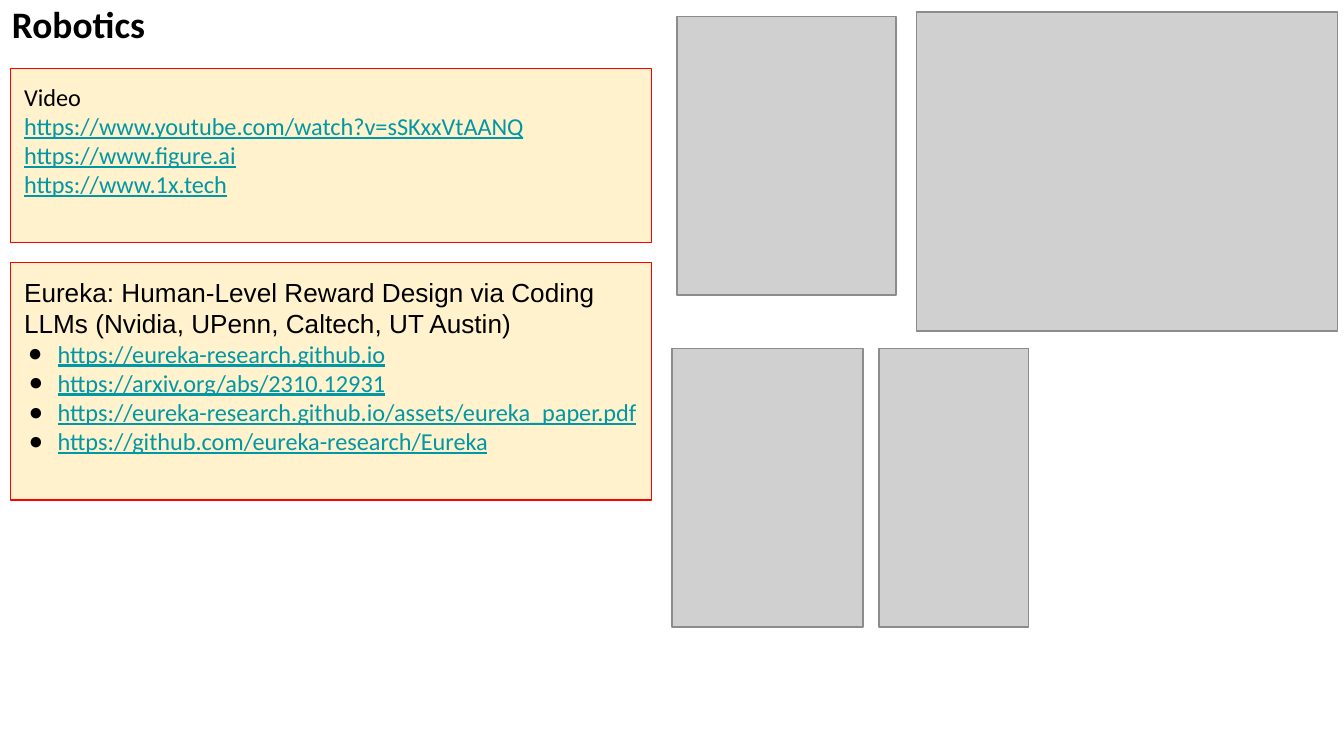
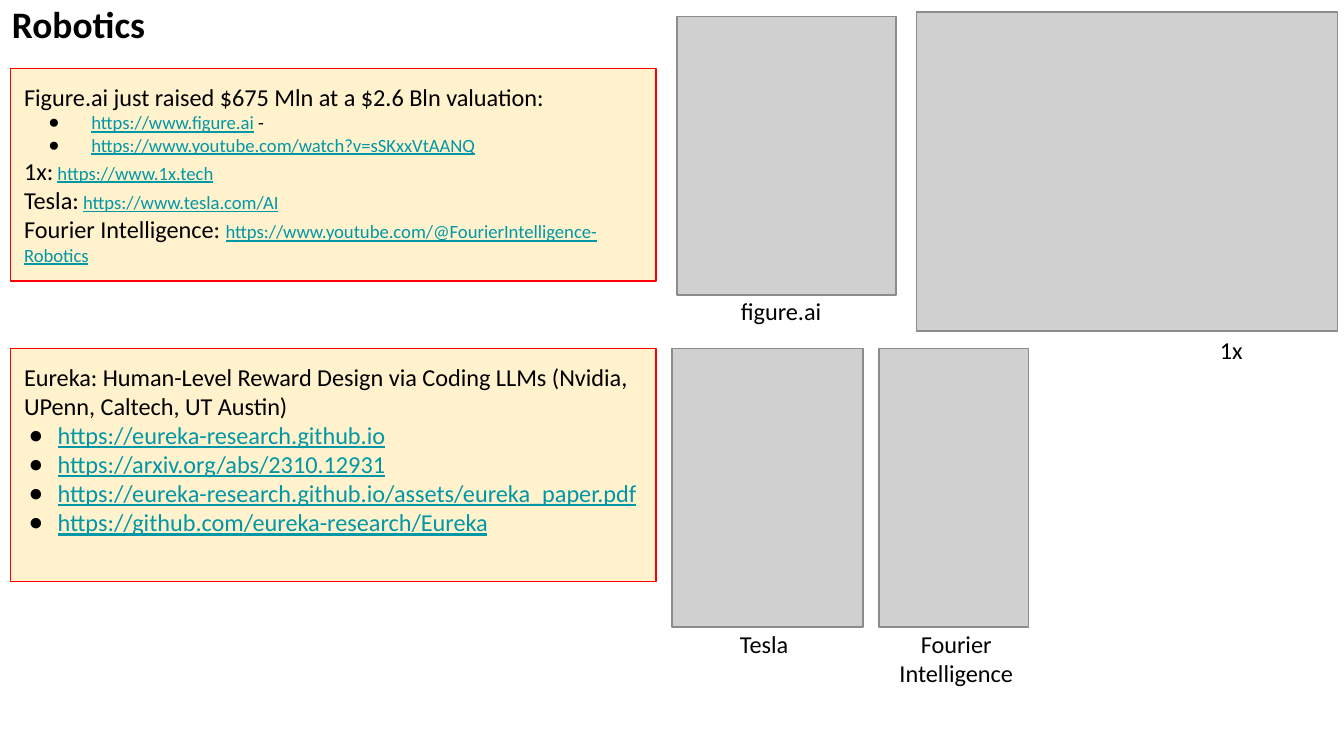
Before and after one commit to lselector/seminar, a slide deck: slide 4 of 2024/2024-03-01-AI-Updates.pptx (slide 5 before the commit). Drawn at 1344x756 pixels with LibreOffice and Linux fonts; fonts in the diff are those of the drawing; grey boxes stand for pictures. Boxes give left, top, right and bottom in pixels: in the first picture for what was removed or moved away, otherwise in the second. Text is boxed around its words. In the diff, an @@ line names an element or a change of style, - is before the commit and + after.

```diff
--- a/2024/2024-03-01-AI-Updates.pptx
+++ b/2024/2024-03-01-AI-Updates.pptx
@@ rectangle "Figure.ai just raised $675 Mln ..." resized from (x1=11, y1=69, x2=652, y2=243) to (x1=11, y1=69, x2=656, y2=281) @@
@@ text in rectangle at (x1=24, y1=89, x2=543, y2=133): text changed @@
-Video
+Figure.ai just raised $675 Mln at a $2.6 Bln valuation:
+● https://www.figure.ai -
@@ text in rectangle at (x1=91, y1=139, x2=475, y2=155): size 13 to 10 pt in "https://www.youtube.com/watch?v=sSKxxVtAANQ"; bullet none to ● @@
@@ text in rectangle at (x1=24, y1=164, x2=597, y2=265): text changed; size 13 to 10 pt @@
-https://www.figure.ai
-https://www.1x.tech
+1x: https://www.1x.tech
+Tesla: https://www.tesla.com/AI
+Fourier Intelligence: https://www.youtube.com/@FourierIntelligence-Robotics
@@ text added at (x1=741, y1=303, x2=821, y2=324), 13 pt, text #000000 @@
+figure.ai
@@ rectangle "Eureka: Human-Level Reward Design via ..." resized from (x1=11, y1=262, x2=652, y2=500) to (x1=11, y1=348, x2=656, y2=581) @@
@@ text added at (x1=1220, y1=343, x2=1243, y2=359), 13 pt, text #000000 @@
+1x
@@ text in rectangle at (x1=24, y1=368, x2=627, y2=418): size 14 to 13 pt, font Arial to Calibri in "Eureka: Human-Level Reward Design via Coding LLMs ..." @@
@@ text added at (x1=740, y1=636, x2=788, y2=653), 13 pt, text #000000 @@
+Tesla
@@ text added at (x1=899, y1=636, x2=1012, y2=686), 13 pt, text #000000 @@
+Fourier Intelligence
```
Also in this commit, not shown: 5 other slides changed, 7 slides added, 3 slides removed.
